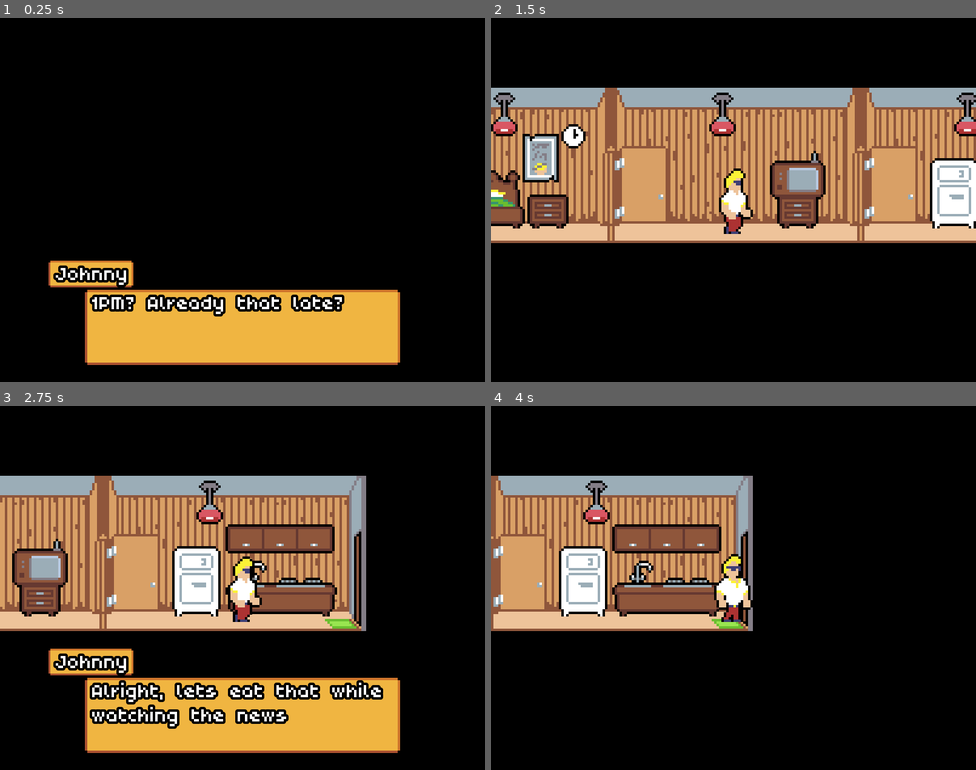
Above: before the commit, frames 1-4 (two rows, left to right).
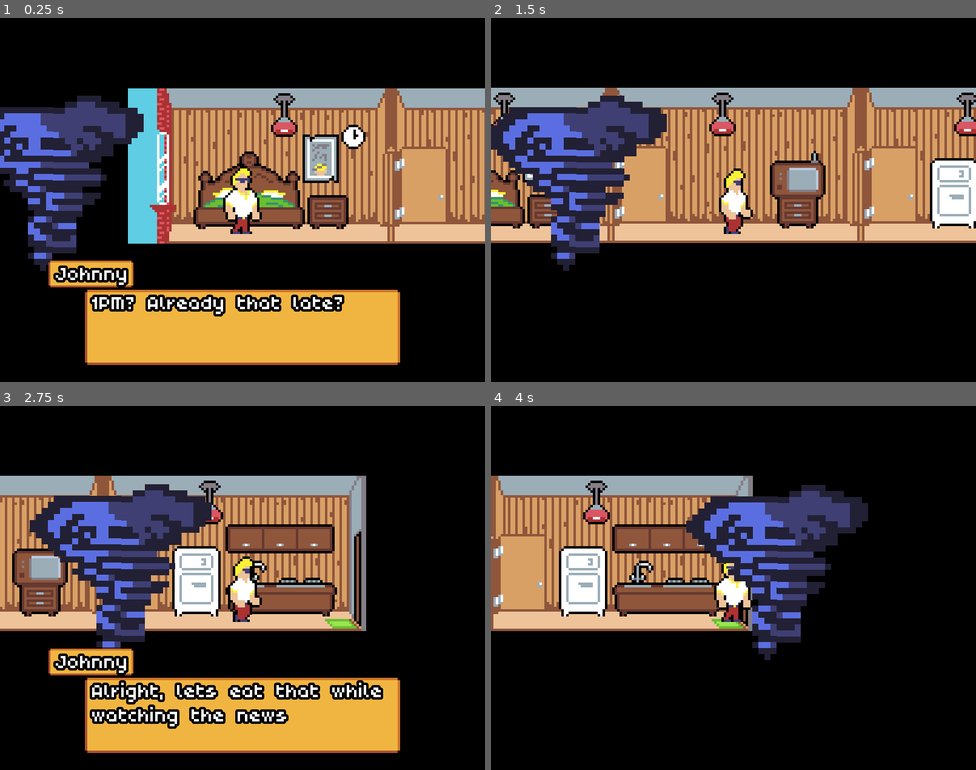
Above: after the commit, the same moments.

Repository: T4g1/gd-wildjam18
Game: Godot game, scene res://sources/game/Game.tscn
The game is run twice, just before and just after one commit, with the same random seed, the same clock (stepped at 60 frames per second) and the same inputs.
Inputs:
- Up to frame 1 (0.25 s): no input
- Up to frame 2 (1.5 s): tap Enter (ui_accept) at 0.5, 0.77 s; hold E (interact) 0.53-1.28 s; hold Right (ui_right) from 0.53 s (still down); tap E (interact) at 1.35 s
- Up to frame 3 (2.75 s): tap Enter (ui_accept) at 1.52 s; release Right (ui_right) at 2.03 s; hold Left (ui_left) from 2.03 s (still down); hold E (interact) from 2.03 s (still down)
- Up to frame 4 (4 s): release Left (ui_left) at 2.78 s; release E (interact) at 2.78 s; hold Right (ui_right) from 2.78 s (still down); tap E (interact) at 2.85 s; tap Enter (ui_accept) at 3.02, 3.77 s; hold E (interact) from 3.53 s (still down)

The runs differ from the first frame. In frame 1, 38% of the frame differs, in the area x 0-100%, y 19-70%; in frame 2, 8.7%; in frame 3, 8.7%; in frame 4, 8.8%.

Commit message:
[enh] Simplified and testd in first level

Diff:
--- /dev/null
+++ b/entities/Tornado.tscn
@@ -0,0 +1,37 @@
+[gd_scene load_steps=6 format=2]
+
+[ext_resource path="res://sources/obstacle/MovingObstacle.gd" type="Script" id=1]
+[ext_resource path="res://assets/images/tornado.png" type="Texture" id=2]
+
+[sub_resource type="SpriteFrames" id=1]
+animations = [ {
+"frames": [ ExtResource( 2 ) ],
+"loop": true,
+"name": "default",
+"speed": 5.0
+} ]
+
+[sub_resource type="RectangleShape2D" id=2]
+extents = Vector2( 44.2012, 16.8101 )
+
+[sub_resource type="RectangleShape2D" id=3]
+extents = Vector2( 6.80299, 192.397 )
+
+[node name="Tornado" type="Node2D"]
+script = ExtResource( 1 )
+
+[node name="Sprite" type="AnimatedSprite" parent="."]
+scale = Vector2( 0.5, 0.5 )
+frames = SubResource( 1 )
+
+[node name="Area2D" type="Area2D" parent="."]
+collision_layer = 8
+
+[node name="CollisionShape2D2" type="CollisionShape2D" parent="Area2D"]
+position = Vector2( 6.48601, 1.38988 )
+rotation = 2.0944
+shape = SubResource( 2 )
+
+[node name="CollisionShape2D3" type="CollisionShape2D" parent="Area2D"]
+shape = SubResource( 3 )
+[connection signal="body_entered" from="Area2D" to="." method="_on_body_entered"]
--- /dev/null
+++ b/entities/Tsunami.tscn
@@ -0,0 +1,19 @@
+[gd_scene load_steps=3 format=2]
+
+[ext_resource path="res://sources/obstacle/MovingObstacle.gd" type="Script" id=1]
+
+[sub_resource type="RectangleShape2D" id=2]
+extents = Vector2( 6.80299, 192.397 )
+
+[node name="Tornado" type="Node2D"]
+script = ExtResource( 1 )
+
+[node name="Sprite" type="AnimatedSprite" parent="."]
+scale = Vector2( 0.1, 0.1 )
+
+[node name="Area2D" type="Area2D" parent="."]
+collision_layer = 8
+
+[node name="CollisionShape2D3" type="CollisionShape2D" parent="Area2D"]
+shape = SubResource( 2 )
+[connection signal="body_entered" from="Area2D" to="." method="_on_body_entered"]
--- a/levels/LevelApartment.gd
+++ b/levels/LevelApartment.gd
@@ -15,7 +15,9 @@
 	assert($Drawer.connect("interacted", self, "on_drawer_interacted") == OK)
 	assert($FrontDoor.connect("interacted", self, "on_front_door_interacted") == OK)
 
-	$UI/Mask.visible = true
+	$UI/Mask.visible = false
+
+	$Tornado.enable()
 
 	introduction()
 
--- a/levels/LevelApartment.tscn
+++ b/levels/LevelApartment.tscn
@@ -1,8 +1,9 @@
-[gd_scene load_steps=17 format=2]
+[gd_scene load_steps=19 format=2]
 
 [ext_resource path="res://sources/level/Level.tscn" type="PackedScene" id=1]
 [ext_resource path="res://sources/dialog/DialogLine.tscn" type="PackedScene" id=2]
 [ext_resource path="res://sources/dialog/Dialog.tscn" type="PackedScene" id=3]
+[ext_resource path="res://entities/Tornado.tscn" type="PackedScene" id=4]
 [ext_resource path="res://levels/LevelApartment.gd" type="Script" id=5]
 [ext_resource path="res://sources/player/Player.tscn" type="PackedScene" id=6]
 [ext_resource path="res://entities/TV.tscn" type="PackedScene" id=7]
@@ -24,6 +25,11 @@
 
 [sub_resource type="RectangleShape2D" id=4]
 extents = Vector2( 2.77517, 20.2218 )
+
+[sub_resource type="Curve2D" id=5]
+_data = {
+"points": PoolVector2Array( 0, 0, 0, 0, -131.178, 87.6096, 0, 0, 0, 0, 254.745, 88.4458 )
+}
 
 [node name="LevelApartment" instance=ExtResource( 1 )]
 script = ExtResource( 5 )
@@ -156,3 +162,12 @@
 thinking = true
 
 [node name="Tween" type="Tween" parent="." index="9"]
+
+[node name="Tornado" parent="." index="10" instance=ExtResource( 4 )]
+trajectory_path = NodePath("../Path2D")
+
+[node name="Path2D" type="Path2D" parent="." index="11"]
+curve = SubResource( 5 )
+__meta__ = {
+"_edit_group_": true
+}
--- a/project.godot
+++ b/project.godot
@@ -93,6 +93,7 @@
 2d_physics/layer_1="player"
 2d_physics/layer_2="interactable"
 2d_physics/layer_3="obstacle"
+2d_physics/layer_4="trigger"
 
 [physics]
 
--- a/sources/TestScene.gd
+++ /dev/null
@@ -1,4 +0,0 @@
-"""
-Simple testscene, not meant to be commited!
-"""
-extends Node2D
--- a/sources/TestScene.tscn
+++ /dev/null
@@ -1,6 +0,0 @@
-[gd_scene load_steps=2 format=2]
-
-[ext_resource path="res://sources/TestScene.gd" type="Script" id=1]
-
-[node name="TestScene" type="Node2D"]
-script = ExtResource( 1 )
--- a/sources/obstacle/MovingObstacle.gd
+++ b/sources/obstacle/MovingObstacle.gd
@@ -1,9 +1,18 @@
-extends "res://sources/obstacle/Obstacle.gd"
+extends Node2D
+signal triggered
 
-export(float, 200) var speed = 100
+export(float) var speed = 100
+export(NodePath) var trajectory_path
 
 var follower: PathFollow2D
 var is_moving: bool = false
+
+
+func _ready():
+	assert(trajectory_path)
+	assert(get_node(trajectory_path))
+
+	call_deferred("attach_to_trajectory", get_node(trajectory_path))
 
 
 func _process(delta):
@@ -13,20 +22,31 @@
 		follower.offset += speed * delta
 
 
-func attach_to_path(path: Path2D):
+func attach_to_trajectory(trajectory):
 	"""Create PathFollow2D and make it follow the path
 	"""
+	assert(trajectory is Path2D)
+
+	get_parent().remove_child(self)
+
 	follower = PathFollow2D.new()
 	follower.loop = false
 	follower.add_child(self)
-	path.add_child(follower)
+
+	trajectory.add_child(follower)
+
 
 func disable() -> void:
 	"""Disable moving
 	"""
 	is_moving = false
 
+
 func enable() -> void:
 	"""Enable moving
 	"""
 	is_moving = true
+
+
+func _on_body_entered(body) -> void:
+	emit_signal("triggered", body)
--- a/sources/obstacle/MovingObstacle.tscn
+++ /dev/null
@@ -1,16 +0,0 @@
-[gd_scene load_steps=3 format=2]
-
-[ext_resource path="res://sources/obstacle/MovingObstacle.gd" type="Script" id=1]
-
-[sub_resource type="RectangleShape2D" id=1]
-extents = Vector2( 108, 38 )
-
-[node name="MovingObstacle" type="Node2D" groups=[
-"obstacle",
-]]
-script = ExtResource( 1 )
-
-[node name="Area2D" type="Area2D" parent="."]
-
-[node name="CollisionShape2D" type="CollisionShape2D" parent="Area2D"]
-shape = SubResource( 1 )
--- a/sources/obstacle/Obstacle.gd
+++ /dev/null
@@ -1,25 +0,0 @@
-extends Node2D
-
-signal player_entered
-
-func _ready():
-	# Connect signals of the area used for interaction range
-	var area = $Area2D
-
-	assert(area)
-	assert(area.connect("body_entered", self, "_on_range_entered") == OK)
-
-#func _process(delta):
-#	pass
-
-func _on_range_entered(body: Node) -> void:
-	if not body.is_in_group("player"):
-		return
-
-	emit_signal("player_entered", body)
-	self.on_range_entered(body)
-
-func on_range_entered(body: Node) -> void:
-	"""Sub class override this function for special behavior
-	"""
-	pass
--- a/sources/obstacle/Obstacle.tscn
+++ /dev/null
@@ -1,14 +0,0 @@
-[gd_scene load_steps=3 format=2]
-
-[ext_resource path="res://sources/obstacle/Obstacle.gd" type="Script" id=1]
-
-[sub_resource type="RectangleShape2D" id=1]
-extents = Vector2( 18.8729, 20.4297 )
-
-[node name="Obstacle" type="Node2D"]
-script = ExtResource( 1 )
-
-[node name="Area2D" type="Area2D" parent="."]
-
-[node name="CollisionShape2D" type="CollisionShape2D" parent="Area2D"]
-shape = SubResource( 1 )
--- a/sources/player/Player.tscn
+++ b/sources/player/Player.tscn
@@ -20,6 +20,7 @@
 [node name="Sprite" type="AnimatedSprite" parent="."]
 frames = ExtResource( 1 )
 animation = "idle"
+frame = 1
 playing = true
 __meta__ = {
 "_edit_lock_": true
Binary file added: assets/images/tornado.png
Not shown, added: assets/images/tornado.png.import
